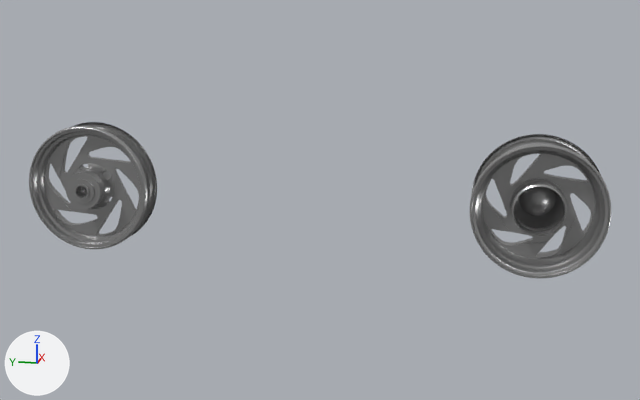
Renders of the glTF model models/Rims_ALMN.glb from each side of a commit.
Before and after are seen from a 50 mm lens placed at (-3.18, -0.698, 0.6), pointed at (0.008, -0.061, -0.197). The axes (+X, +Y, +Z) are drawn at lower left. The lights are the same throughout. The picture after the commit comes second. Where no turn or scale is listed for an object, it has been applied to the vertices.

Names of what the first picture shows: 'FrontRim_ALMN', 'RearRim_ALMN'.
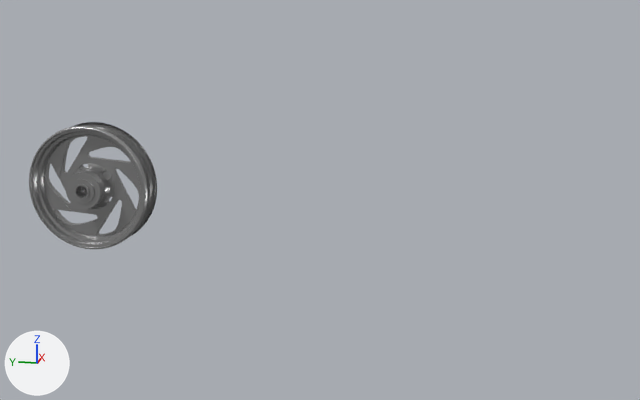
Boxes [x1, y1, x2, y2] around the edits, measured in the pictures (640 x 400 px):
'RearRim_ALMN', deleted
    before: [470, 134, 611, 278]

Patch to the scene script:
```diff
--- a/models/Rims_ALMN.glb.py
+++ b/models/Rims_ALMN.glb.py
@@ ob_rearrim_almn @@
-ob_rearrim_almn = bpy.data.objects.new('RearRim_ALMN', me_material_129)
-ob_rearrim_almn.location = (0.003, -0.859, -0.175)
```
